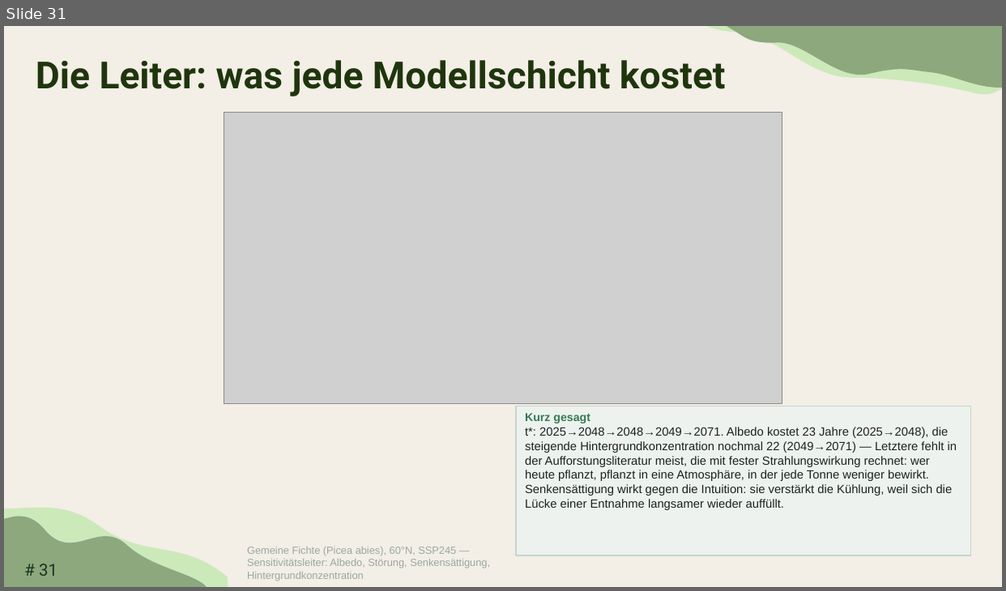
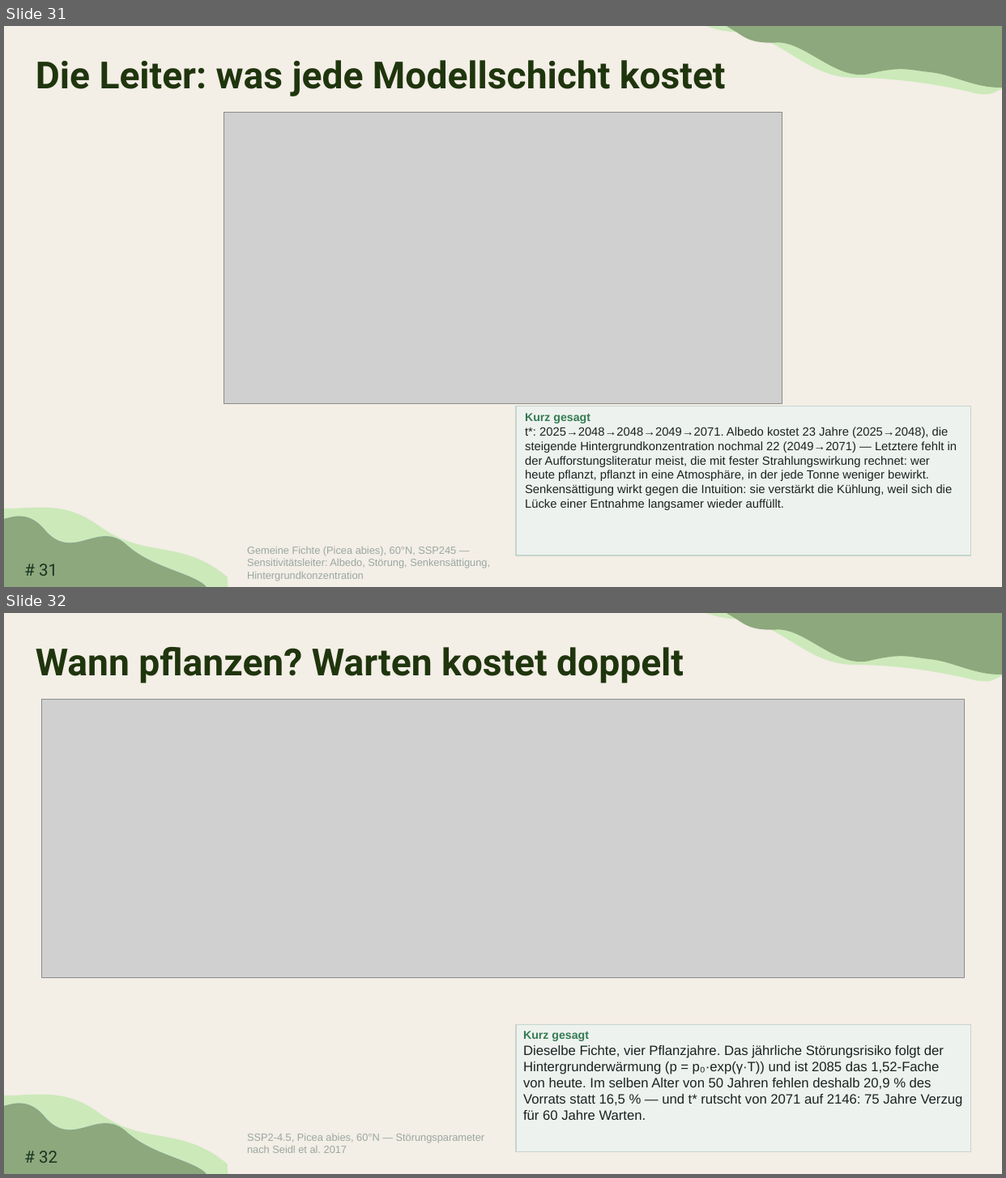
Before and after one commit to TimoDiepers/woodway, a slide deck: docs/slides/dissvortrag.pptx. Shown one above the other, each under a label of ours: slide 31 before the commit, slides 31 and 32 after it. The pictures are 1006x591 and 1006x1178 pixels, drawn with LibreOffice and Linux fonts; fonts in the diff are those of the drawing; grey boxes stand for pictures. Boxes give left, top, right and bottom in pixels: in the first picture for what was removed or moved away, otherwise in the second. Text is boxed around its words. In the diff, an @@ line names an element or a change of style, - is before the commit and + after.

Commit message:
feat(slides): planting-year slide, planting map, borders on the map figures
Deck goes 79 -> 81 slides:

* 32 "Wann pflanzen? Warten kostet doppelt" (results, after the ladder):
  the hazard curve with each cohort's window on it, stock with and without
  disturbance, and the two costs as numbers.
* 37 "Wo ist Platz - und was gehoert dorthin?" (potential, after the data
  slide): available area by recommended species, saturation carrying the
  available share of each 2-degree block, with the band assignment behind it
  as hollow bars.

The two existing map figures (t* map, sign map) are re-embedded with
coastlines and national borders. Both new figures lost their legend boxes to
the axis labels: wherever a box went it covered a bar or an annotation.

```diff
--- a/docs/slides/dissvortrag.pptx
+++ b/docs/slides/dissvortrag.pptx
@@ slide 32 added at [4, 613, 1002, 1174], background #F3EEE6; not listed: 5 template elements that a slide beside it also shows @@
@@ title added at [36, 647, 684, 683], 36 pt, text #1F350D, bold @@
+Wann pflanzen? Warten kostet doppelt
@@ picture added at [41, 699, 965, 977] @@
@@ rectangle added at [516, 1024, 971, 1152], fill #EEF2EF, outline #C5D5CA 1 pt, 13 pt, text #1A2320 @@
+Kurz gesagt
+Dieselbe Fichte, vier Pflanzjahre. Das jährliche Störungsrisiko folgt der Hintergrunderwärmung (p = p₀·exp(γ·T)) und ist 2085 das 1,52-Fache von heute. Im selben Alter von 50 Jahren fehlen deshalb 20,9 % des Vorrats statt 16,5 % — und t* rutscht von 2071 auf 2146: 75 Jahre Verzug für 60 Jahre Warten.
@@ text added at [247, 1134, 485, 1153], 10 pt, text #9AA8A1 @@
+SSP2-4.5, Picea abies, 60°N — Störungsparameter nach Seidl et al. 2017
```
Also in this commit, not shown: 1 other slide added, 4 other files.
